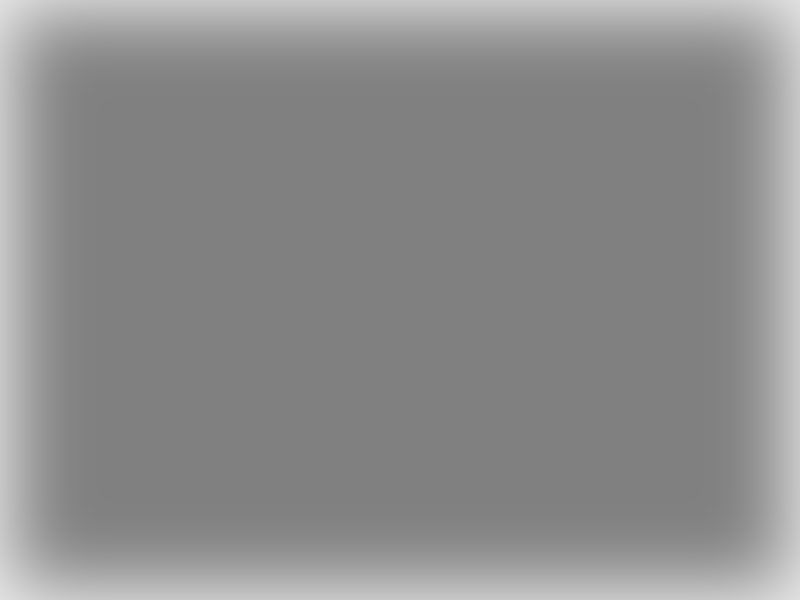
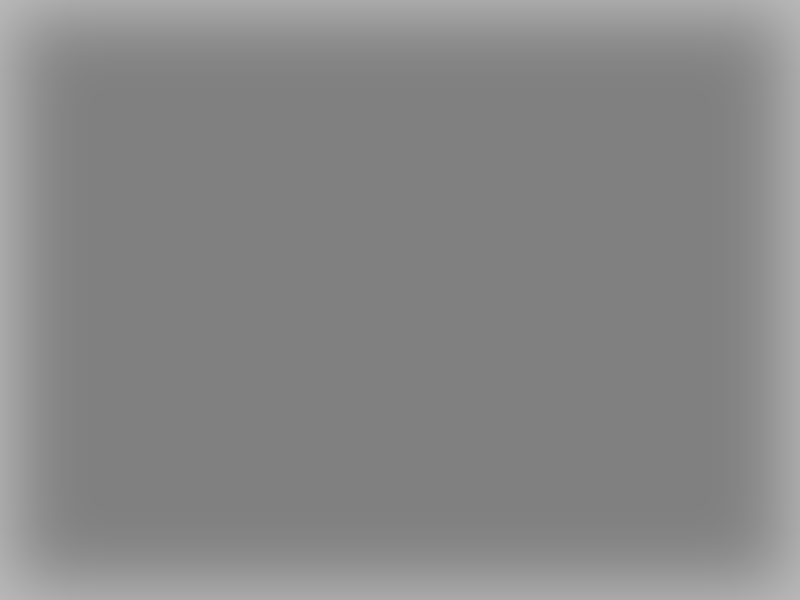
Before/after of a 800x600 layered artwork. What changed in the layer stack:
"Layer 5": opacity 84% → 49% over [0, 0, 800, 600]
